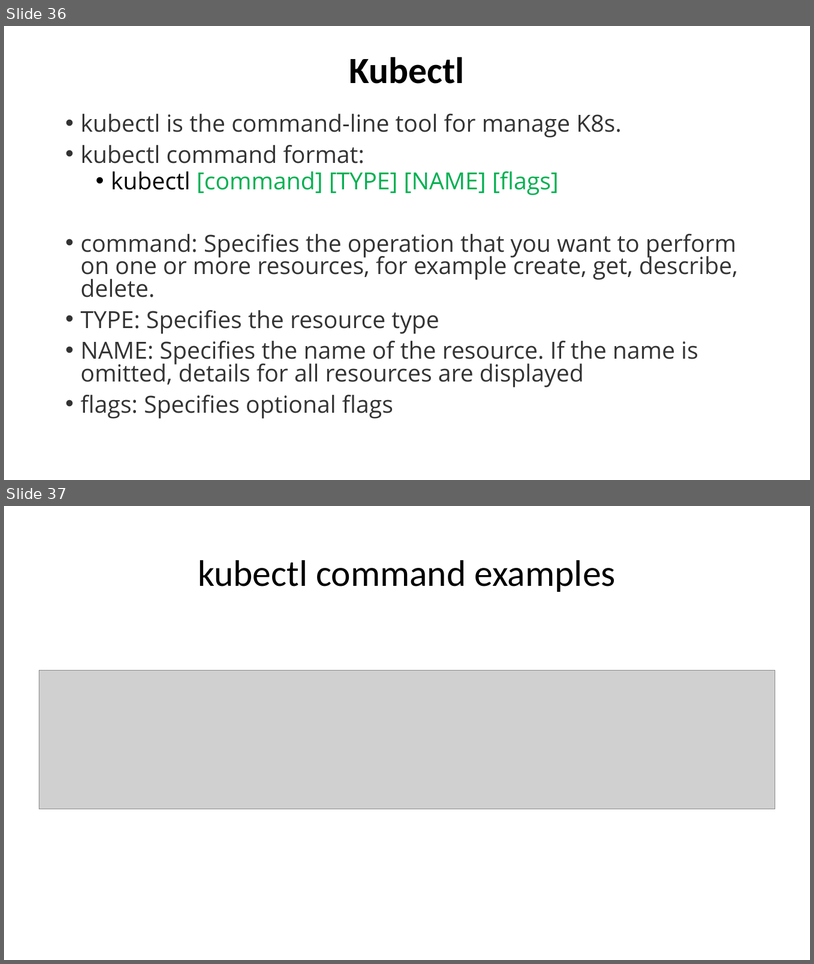
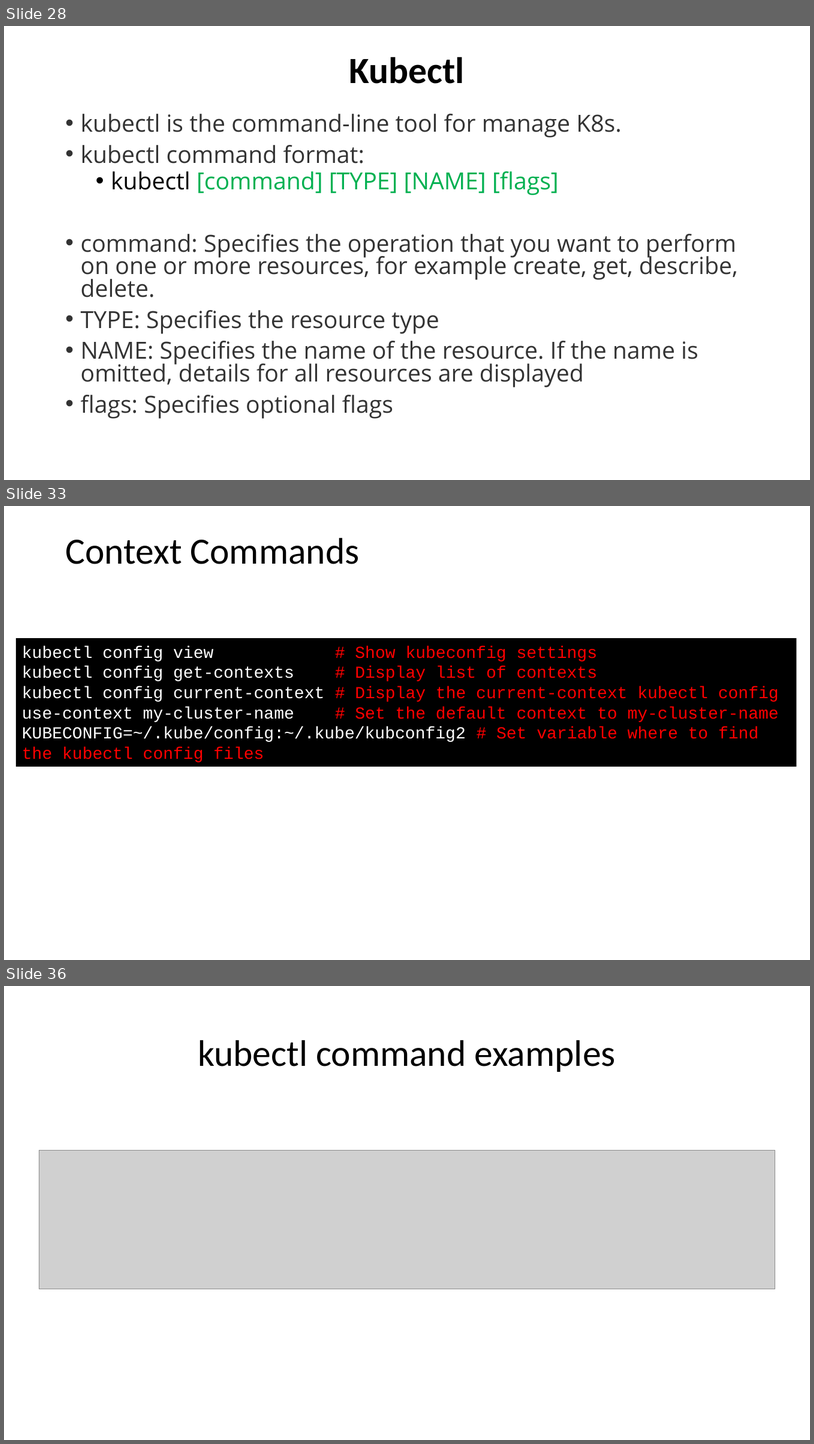
Before and after one commit to eylonmalin/k8s-training, a slide deck: day-1/Using Kubernetes Day 1.pptx. Shown one above the other, each under a label of ours: slides 36 and 37 before the commit, slides 28, 33 and 36 after it; the slides between them are not shown. The pictures are 814x964 and 814x1444 pixels, drawn with LibreOffice and Linux fonts; fonts in the diff are those of the drawing; grey boxes stand for pictures. Boxes give left, top, right and bottom in pixels: in the first picture for what was removed or moved away, otherwise in the second. Text is boxed around its words. In the diff, an @@ line names an element or a change of style, - is before the commit and + after.

```diff
--- a/day-1/Using Kubernetes Day 1.pptx
+++ b/day-1/Using Kubernetes Day 1.pptx
@@ slide 33 added at [4, 506, 810, 960], background #FFFFFF @@
@@ title added at [65, 538, 360, 564], 44 pt, text #000000 @@
+Context Commands
@@ rectangle added at [16, 638, 797, 766], fill #000000, 20 pt, text #FF0000 @@
+kubectl config view # Show kubeconfig settings
+kubectl config get-contexts # Display list of contexts
+kubectl config current-context # Display the current-context kubectl config use-context my-cluster-name # Set the default context to my-cluster-name
+KUBECONFIG=~/.kube/config:~/.kube/kubconfig2 # Set variable where to find the kubectl config files
@@ what was slide 36 is now slide 28 @@
@@ what was slide 37 is now slide 36 @@
```
Also in this commit, not shown: 16 slides changed, 9 other slides added, 2 slides removed.
